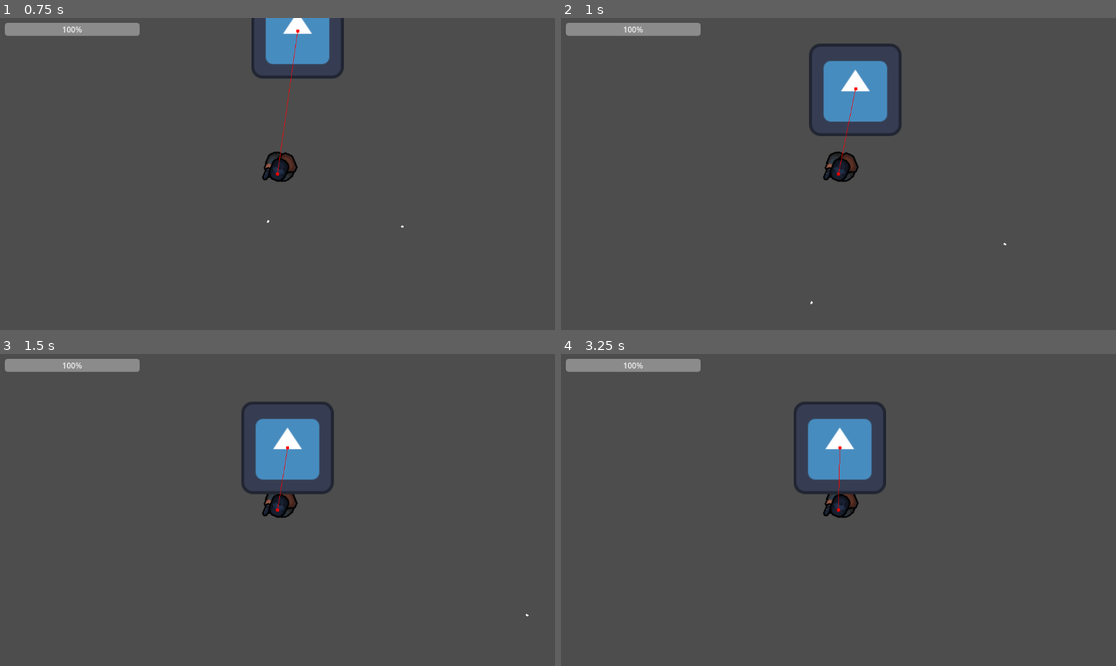
Above: before the commit, frames 1-4 (two rows, left to right).
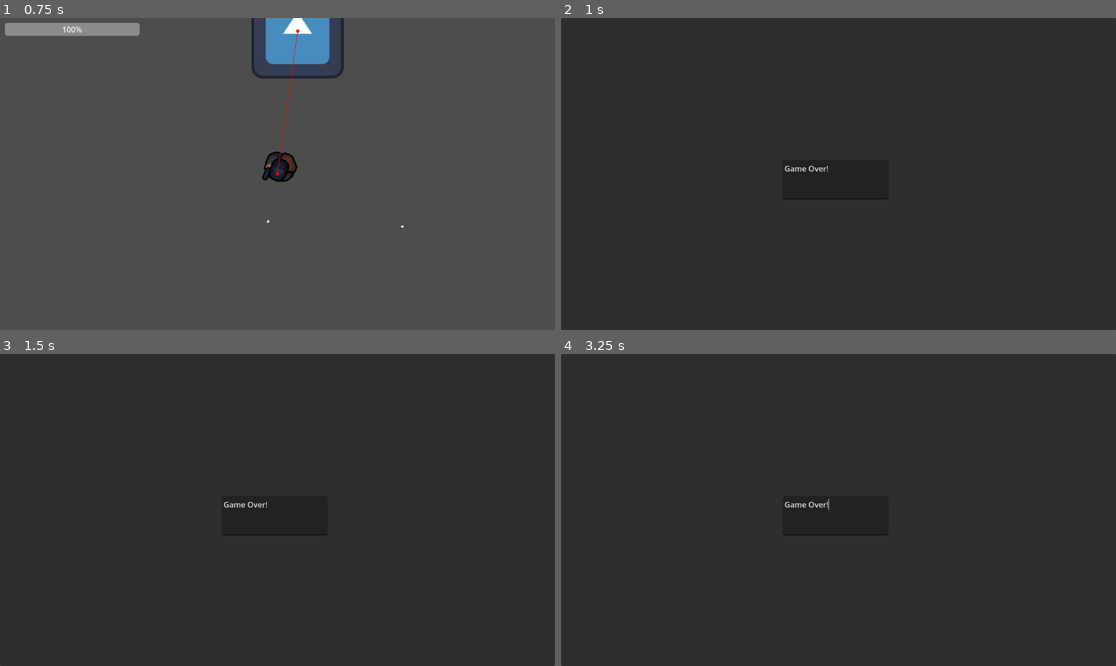
Above: after the commit, the same moments.

Repository: carlosManoelWendorff1/koma-zone
Game: Godot game, scene res://main.tscn
Same seed, same stepped clock (60 frames per second), same inputs: the game is played once before the commit and once after it. The engine's default icon, where the game draws it, is replaced by a stand-in: a white triangle on a blue panel in a dark square.
Inputs (mouse positions are in pixels of both pictures, inside the frame that each line leads up to):
- Up to frame 1 (0.75 s): tap Enter at 0.5 s; move the mouse to (249, 236) at 0.52 s; hold Up (ui_up) from 0.53 s (still down); click (249, 236) at 0.6 s
- Up to frame 2 (1 s): keep holding Up (ui_up)
- Up to frame 3 (1.5 s): keep holding Up (ui_up); move the mouse to (444, 556) at 1.27 s; click (444, 556) at 1.35 s
- Up to frame 4 (3.25 s): move the mouse to (672, 463) at 2.02 s; release Up (ui_up) at 2.03 s; hold Left (ui_left) from 2.03 s (still down); click (672, 463) at 2.1 s; move the mouse to (866, 510) at 2.77 s; click (866, 510) at 2.85 s

Frame 1 is identical in both runs. In frame 2, 99% of the frame differs, in the area x 0-100%, y 0-100%; in frame 3, 99%; in frame 4, 99%.

Commit message:
feat: zombie die and player die adjusts

Diff:
--- /dev/null
+++ b/Menu/game_over.tscn
@@ -0,0 +1,24 @@
+[gd_scene format=3 uid="uid://bgwo5wifg20re"]
+
+[node name="GameOver" type="Control"]
+layout_mode = 3
+anchors_preset = 15
+anchor_right = 1.0
+anchor_bottom = 1.0
+grow_horizontal = 2
+grow_vertical = 2
+
+[node name="Panel" type="Panel" parent="."]
+layout_mode = 1
+anchors_preset = 15
+anchor_right = 1.0
+anchor_bottom = 1.0
+
+[node name="TextEdit" type="TextEdit" parent="."]
+layout_mode = 0
+offset_left = 460.0
+offset_top = 295.0
+offset_right = 680.0
+offset_bottom = 377.0
+pivot_offset = Vector2(113, 42)
+text = "Game Over!"
--- a/main.tscn
+++ b/main.tscn
@@ -1,9 +1,9 @@
-[gd_scene load_steps=7 format=3 uid="uid://cvin82gwwhr70"]
+[gd_scene load_steps=8 format=3 uid="uid://cvin82gwwhr70"]
 
 [ext_resource type="PackedScene" uid="uid://dchin36ajh5mm" path="res://player/player.tscn" id="1_ig7tw"]
 [ext_resource type="PackedScene" uid="uid://dh0v7yj6ps5vu" path="res://npc/normal_zombie.tscn" id="2_0xm2m"]
+[ext_resource type="PackedScene" uid="uid://cx632qaat2rra" path="res://npc/dead_zombie.tscn" id="3_1bvp3"]
 [ext_resource type="Texture2D" uid="uid://btnbg3rar2sof" path="res://tiles/Wall Tiles.png" id="3_h2yge"]
-[ext_resource type="PackedScene" uid="uid://hdfgmx6ie0p7" path="res://player/hud.tscn" id="4_1bvp3"]
 
 [sub_resource type="NavigationPolygon" id="NavigationPolygon_1bvp3"]
 vertices = PackedVector2Array(1024.2969, 267.39063, 811.89844, 867.5781, -71.140625, -30, 1078.0313, -30)
@@ -486,6 +486,7 @@
 [node name="NormalZombie" parent="." node_paths=PackedStringArray("player") instance=ExtResource("2_0xm2m")]
 position = Vector2(314, 146)
 player = NodePath("../player")
+dead_scene = ExtResource("3_1bvp3")
 
 [node name="NavigationRegion2D" type="NavigationRegion2D" parent="."]
 position = Vector2(-291, 67)
--- /dev/null
+++ b/npc/dead_zombie.tscn
@@ -0,0 +1,9 @@
+[gd_scene load_steps=2 format=3 uid="uid://cx632qaat2rra"]
+
+[ext_resource type="Texture2D" uid="uid://xoiy1336i62v" path="res://sprites/zombie.png" id="1_vbcdq"]
+
+[node name="DeadZombie" type="Node2D"]
+z_index = -5
+
+[node name="zombie" type="Sprite2D" parent="."]
+texture = ExtResource("1_vbcdq")
--- a/npc/normal_zombie.gd
+++ b/npc/normal_zombie.gd
@@ -4,6 +4,7 @@
 
 @export var player: Node2D
 @export var health: int = 100
+@export var dead_scene: PackedScene
 @onready var nav_agent: NavigationAgent2D = $NavigationAgent2D
 
 var hitbox = Hitbox
@@ -34,9 +35,15 @@
 		move_and_slide()
 
 func die() -> void:
+	var dead_zombie = dead_scene.instantiate()
+
 	if not alive: return
 	print("zombie morreuu!")
 	alive = false
 
+	get_parent().add_child(dead_zombie)
+	dead_zombie.global_position = global_position
+	queue_free()
+
 func take_damage(damage: int) -> void:
 	health -= damage
--- a/player/player.gd
+++ b/player/player.gd
@@ -55,6 +55,7 @@
 	if not alive: return
 	print("player morreu!")
 	alive = false
+	get_tree().change_scene_to_file("res://Menu/game_over.tscn")
 
 func take_damage(damage: int) -> void:
 	health -= damage
